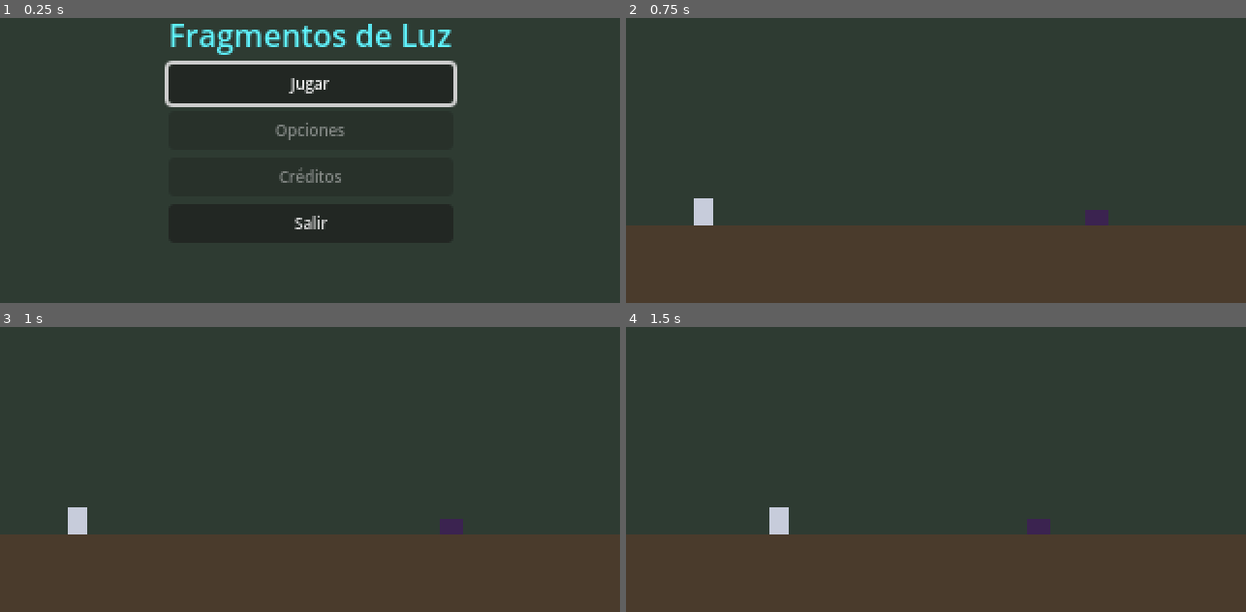
Above: before the commit, frames 1-4 (two rows, left to right).
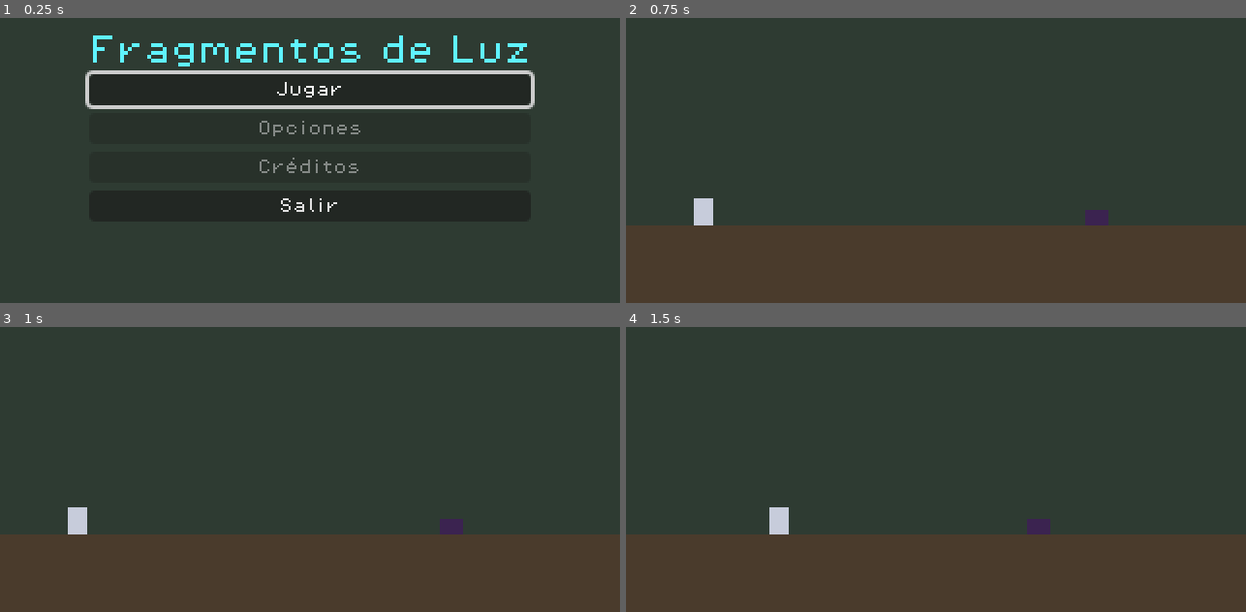
Above: after the commit, the same moments.

Repository: jaider23100/FragmentosDeLuz
Game: Godot game, scene res://scenes/ui/menu_principal.tscn
Same seed, same stepped clock (60 frames per second), same inputs: the game is played once before the commit and once after it.
Inputs (mouse positions are in pixels of both pictures, inside the frame that each line leads up to):
- Up to frame 1 (0.25 s): no input
- Up to frame 2 (0.75 s): click "Jugar" at 0.5 s
- Up to frame 3 (1 s): no input
- Up to frame 4 (1.5 s): tap Enter at 1.25 s; move the mouse to (1072, 421) at 1.27 s; hold D (mover_derecha) from 1.28 s (still down); tap Shift (dash) at 1.35 s; click (1072, 421) at 1.42 s

The runs differ from the first frame. In frame 1, 7.2% of the frame differs, in the area x 13-87%, y 2-75%; in frame 2, nothing differs; in frame 3, nothing differs; in frame 4, nothing differs.

Commit message:
feat(ui): agrega tema con la fuente Pixel Operator

Diff:
--- /dev/null
+++ b/assets/ui/tema.tres
@@ -0,0 +1,7 @@
+[gd_resource type="Theme" load_steps=2 format=3]
+
+[ext_resource type="FontFile" path="res://assets/fuentes/PixelOperator8.ttf" id="1_fuente"]
+
+[resource]
+default_font = ExtResource("1_fuente")
+default_font_size = 8
--- a/project.godot
+++ b/project.godot
@@ -76,6 +76,10 @@
 
 enabled=PackedStringArray("res://addons/gut/plugin.cfg")
 
+[gui]
+
+theme/custom="res://assets/ui/tema.tres"
+
 [layer_names]
 
 2d_physics/layer_1="mundo"
Binary file added: assets/fuentes/PixelOperator8-Bold.ttf
Not shown, added: assets/fuentes/PixelOperator8-Bold.ttf.import
Binary file added: assets/fuentes/PixelOperator8.ttf
Not shown, added: assets/fuentes/PixelOperator8.ttf.import
Not shown, removed: assets/fuentes/.gitkeep
